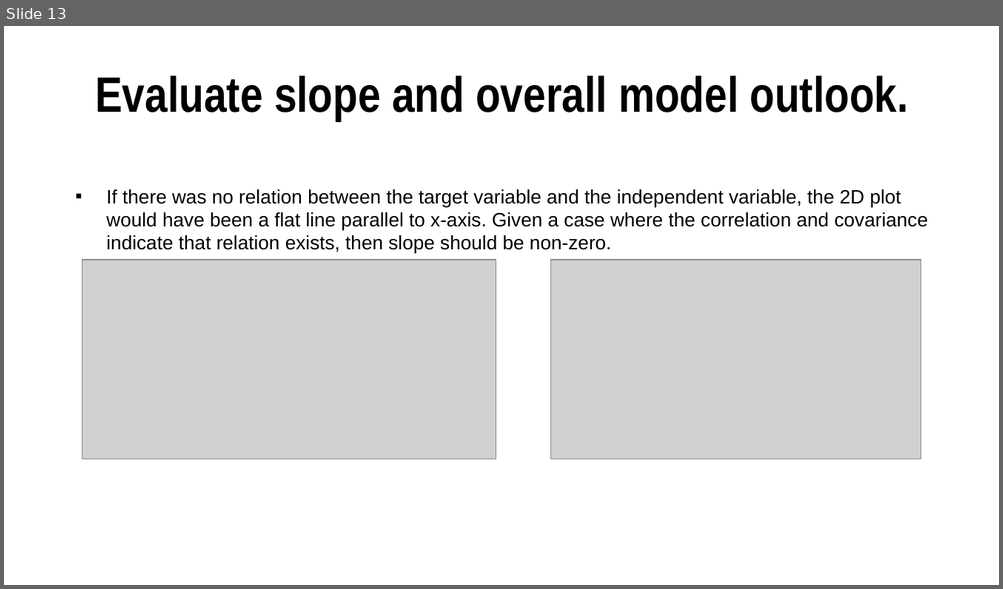
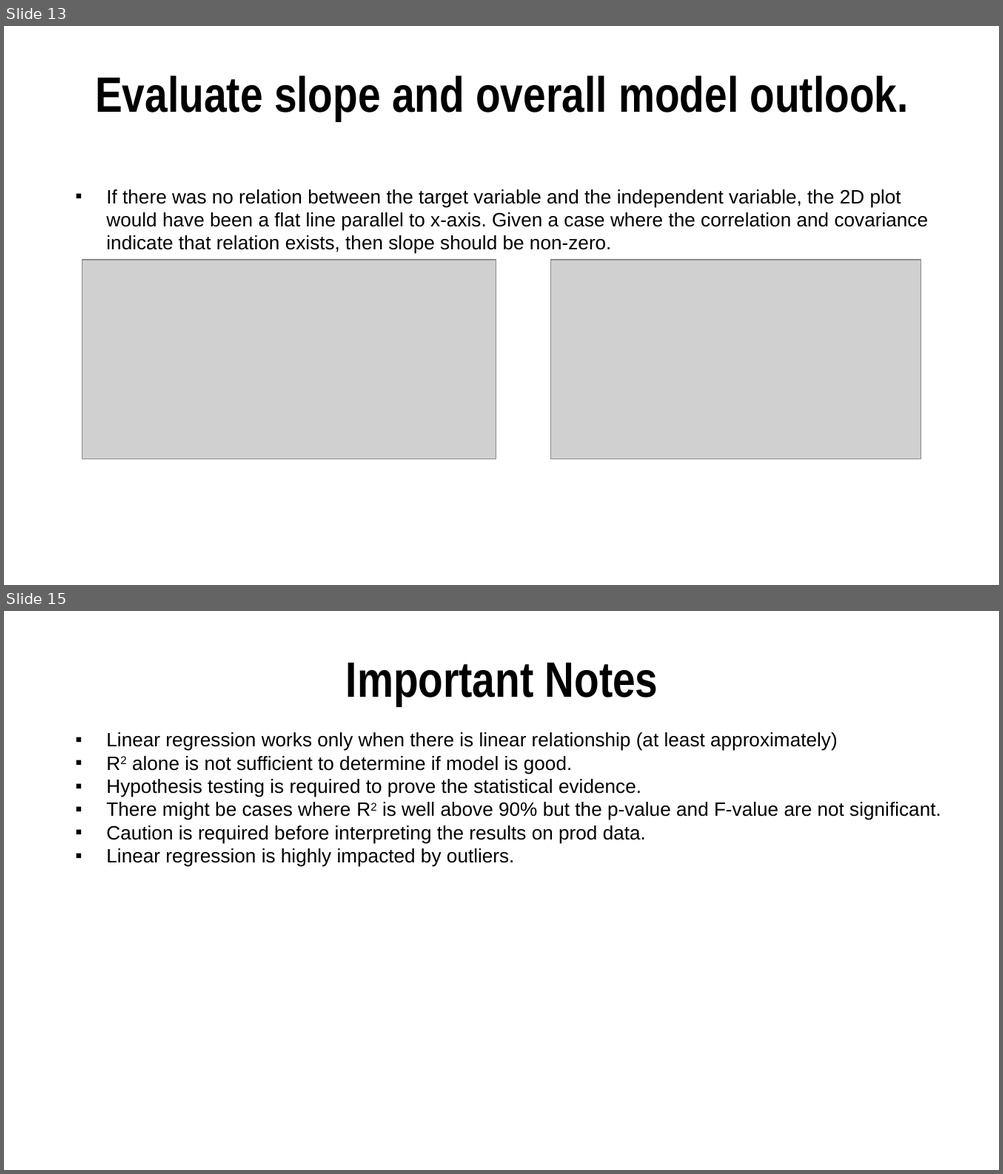
Before and after one commit to sanjeev-kallepalli/training, a slide deck: Linear Regression.pptx. Shown one above the other, each under a label of ours: slide 13 before the commit, slides 13 and 15 after it; the slides between them are not shown. The pictures are 1003x589 and 1003x1174 pixels, drawn with LibreOffice and Linux fonts; fonts in the diff are those of the drawing; grey boxes stand for pictures. Boxes give left, top, right and bottom in pixels: in the first picture for what was removed or moved away, otherwise in the second. Text is boxed around its words. In the diff, an @@ line names an element or a change of style, - is before the commit and + after.

Commit message:
multiple linear reg

```diff
--- a/Linear Regression.pptx
+++ b/Linear Regression.pptx
@@ slide 15 added at <box>4,611,999,1170</box>, background #FFFFFF @@
@@ text added at <box>346,662,658,706</box>, 36 pt, text #000000, bold @@
+Important Notes
@@ text added at <box>106,732,941,867</box>, 14 pt, text #000000 @@
+▪ Linear regression works only when there is linear relationship (at least approximately)
+▪ R2 alone is not sufficient to determine if model is good.
+▪ Hypothesis testing is required to prove the statistical evidence.
+▪ There might be cases where R2 is well above 90% but the p-value and F-value are not significant.
+▪ Caution is required before interpreting the results on prod data.
+▪ Linear regression is highly impacted by outliers.
```
Also in this commit, not shown: 1 other slide added, 5 other files.
